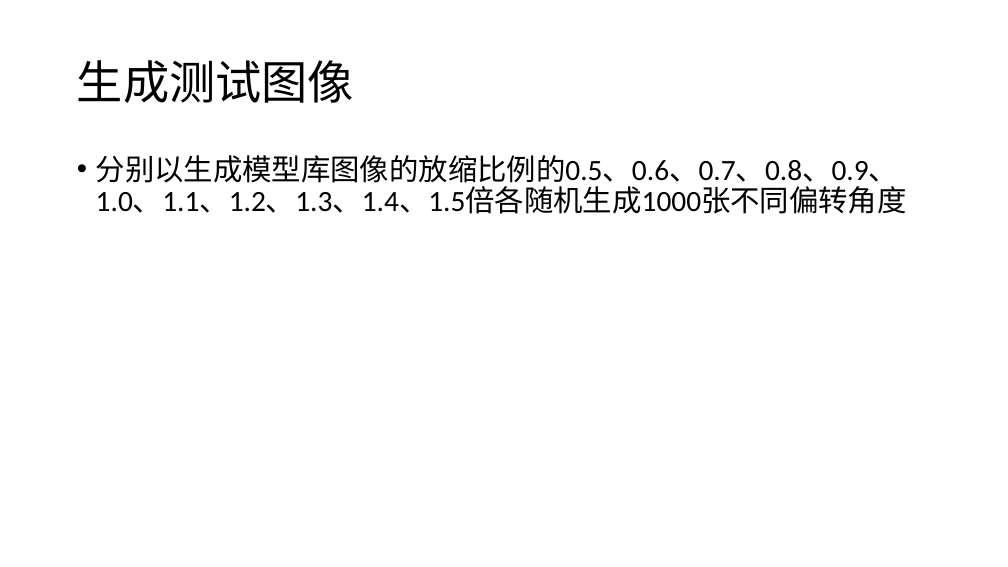
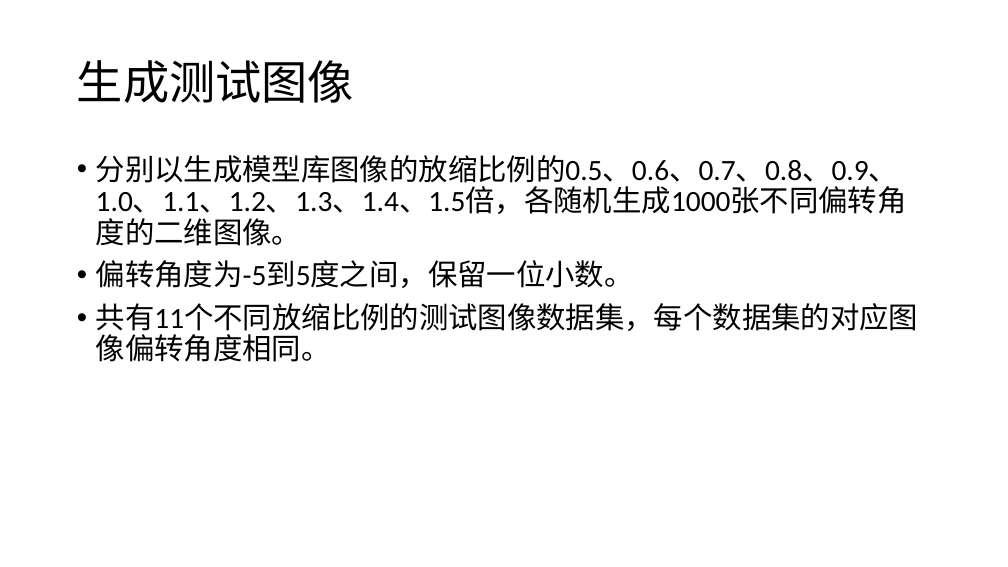
Before and after one commit to cszfz/opencv_test, a slide deck: slide 7 of file/归一化中心矩.pptx. Drawn at 1008x567 pixels with LibreOffice and Linux fonts; fonts in the diff are those of the drawing. Boxes give left, top, right and bottom in pixels: in the first picture for what was removed or moved away, otherwise in the second. Text is boxed around its words. In the diff, an @@ line names an element or a change of style, - is before the commit and + after.

```diff
--- a/file/归一化中心矩.pptx
+++ b/file/归一化中心矩.pptx
@@ text at [96,155,918,362]: text changed @@
-• 分别以生成模型库图像的放缩比例的0.5、0.6、0.7、0.8、0.9、1.0、1.1、1.2、1.3、1.4、1.5倍各随机生成1000张不同偏转角度
+• 分别以生成模型库图像的放缩比例的0.5、0.6、0.7、0.8、0.9、1.0、1.1、1.2、1.3、1.4、1.5倍，各随机生成1000张不同偏转角度的二维图像。
+• 偏转角度为-5到5度之间，保留一位小数。
+• 共有11个不同放缩比例的测试图像数据集，每个数据集的对应图像偏转角度相同。
```
Also in this commit, not shown: 1 other slide changed, 3 slides added, 2 other files.
